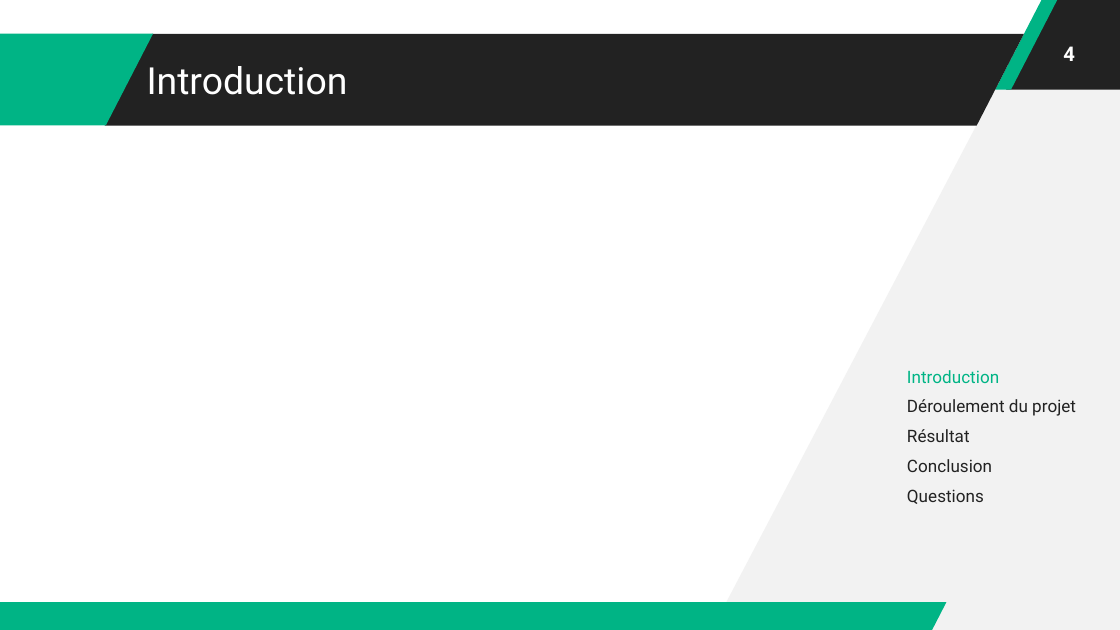
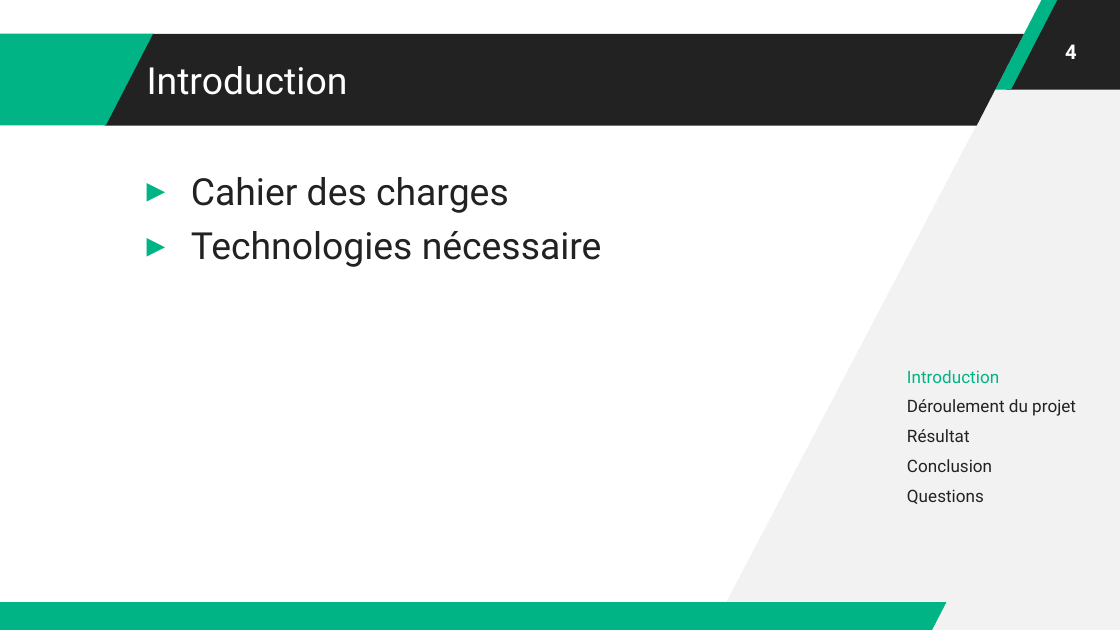
Before and after one commit to ChristianCarbonara/TPI, a slide deck: slide 4 of Documentation/William.pptx. Drawn at 1120x630 pixels with LibreOffice and Linux fonts; fonts in the diff are those of the drawing. Boxes give left, top, right and bottom in pixels: in the first picture for what was removed or moved away, otherwise in the second. Text is boxed around its words. In the diff, an @@ line names an element or a change of style, - is before the commit and + after.

```diff
--- a/Documentation/William.pptx
+++ b/Documentation/William.pptx
@@ text added at (x1=191, y1=177, x2=602, y2=267), 24 pt, text #222222 @@
+▸ Cahier des charges
+▸ Technologies nécessaire
```
Also in this commit, not shown: 4 other slides changed, 2 slides added, 1 slide removed.
